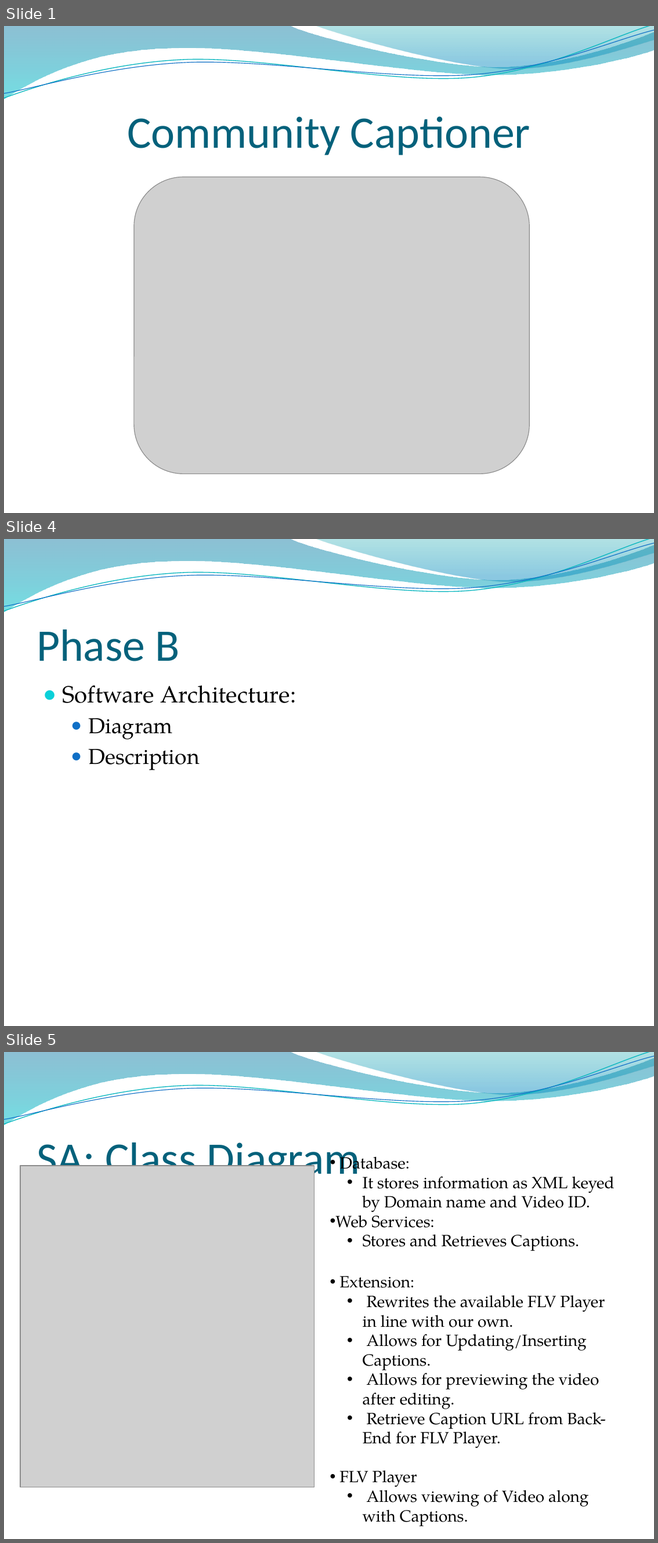
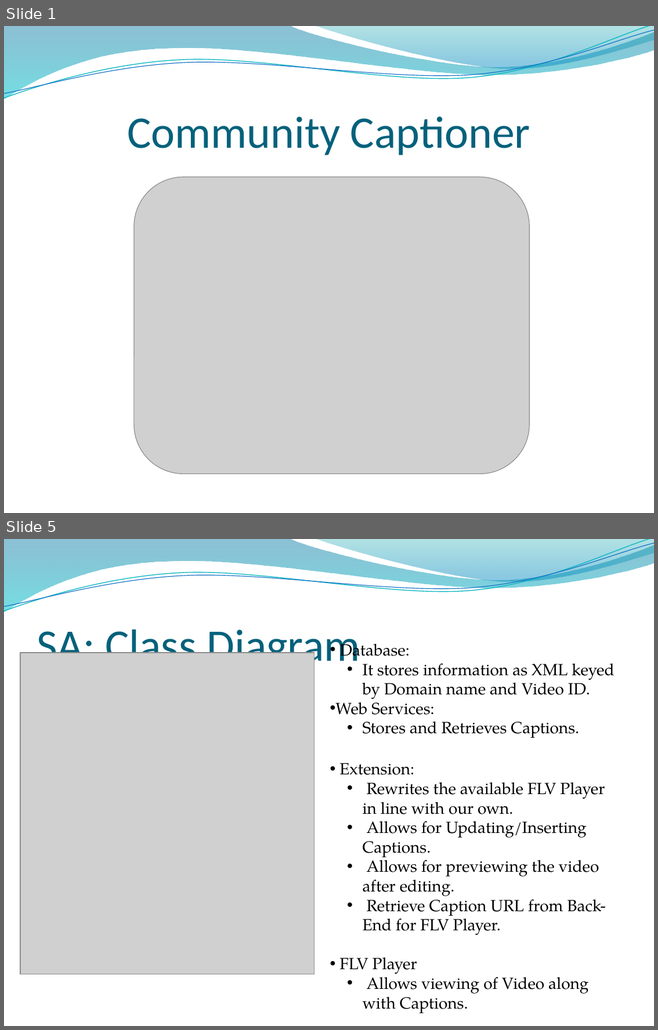
Before and after one commit to ProjPossibility/pp-community-captioner, a slide deck: CC.pptx. Shown one above the other, each under a label of ours: slides 1, 4 and 5 before the commit, slides 1 and 5 after it; the slides between them are not shown. The pictures are 658x1543 and 658x1030 pixels, drawn with LibreOffice and Linux fonts; fonts in the diff are those of the drawing; grey boxes stand for pictures; background and template pictures are left out. Boxes give left, top, right and bottom in pixels: in the first picture for what was removed or moved away, otherwise in the second. Text is boxed around its words. In the diff, an @@ line names an element or a change of style, - is before the commit and + after.

```diff
--- a/CC.pptx
+++ b/CC.pptx
@@ slide 4 removed at [4, 539, 654, 1026], background picture (left out); not listed: 4 template elements that a slide beside it also shows @@
@@ title removed at [36, 629, 180, 661] @@
-Phase B
@@ text removed at [63, 685, 296, 770] @@
-● Software Architecture:
-  ● Diagram
-  ● Description
```
Also in this commit, not shown: 2 slides changed, 1 slide added.
